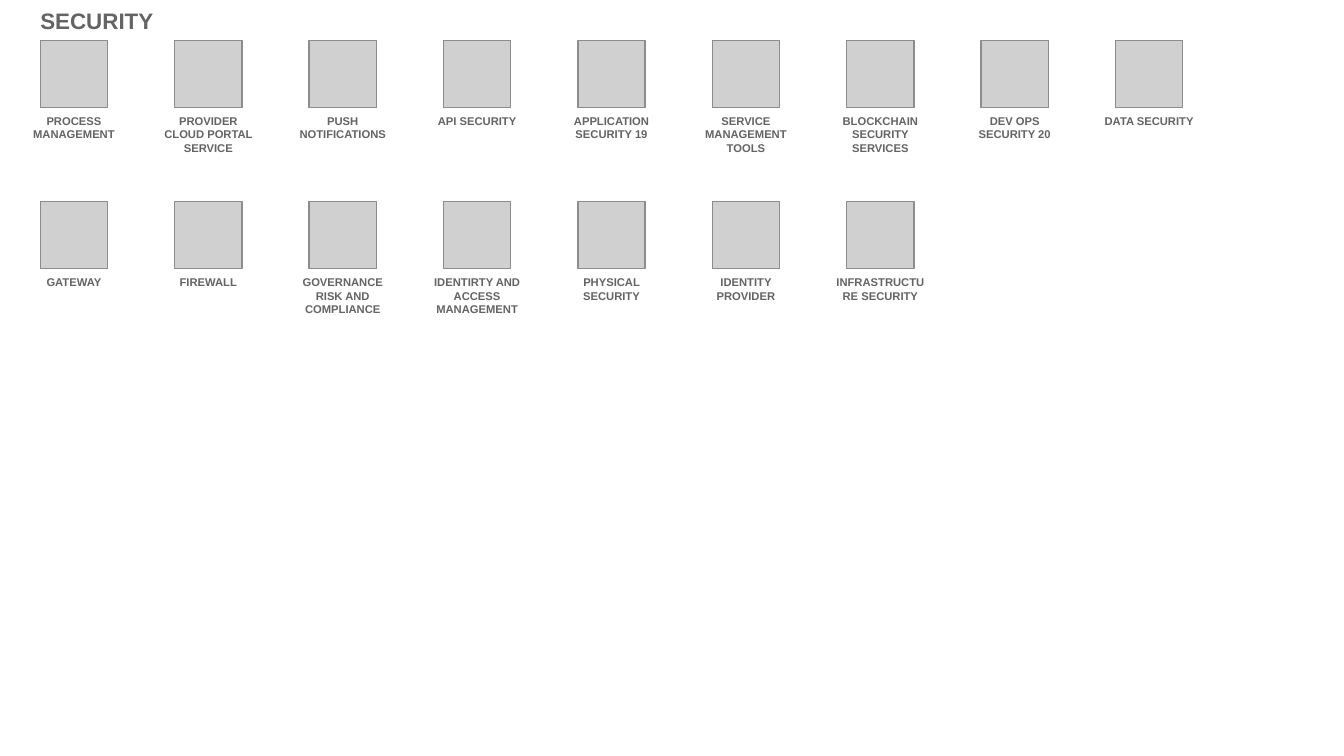
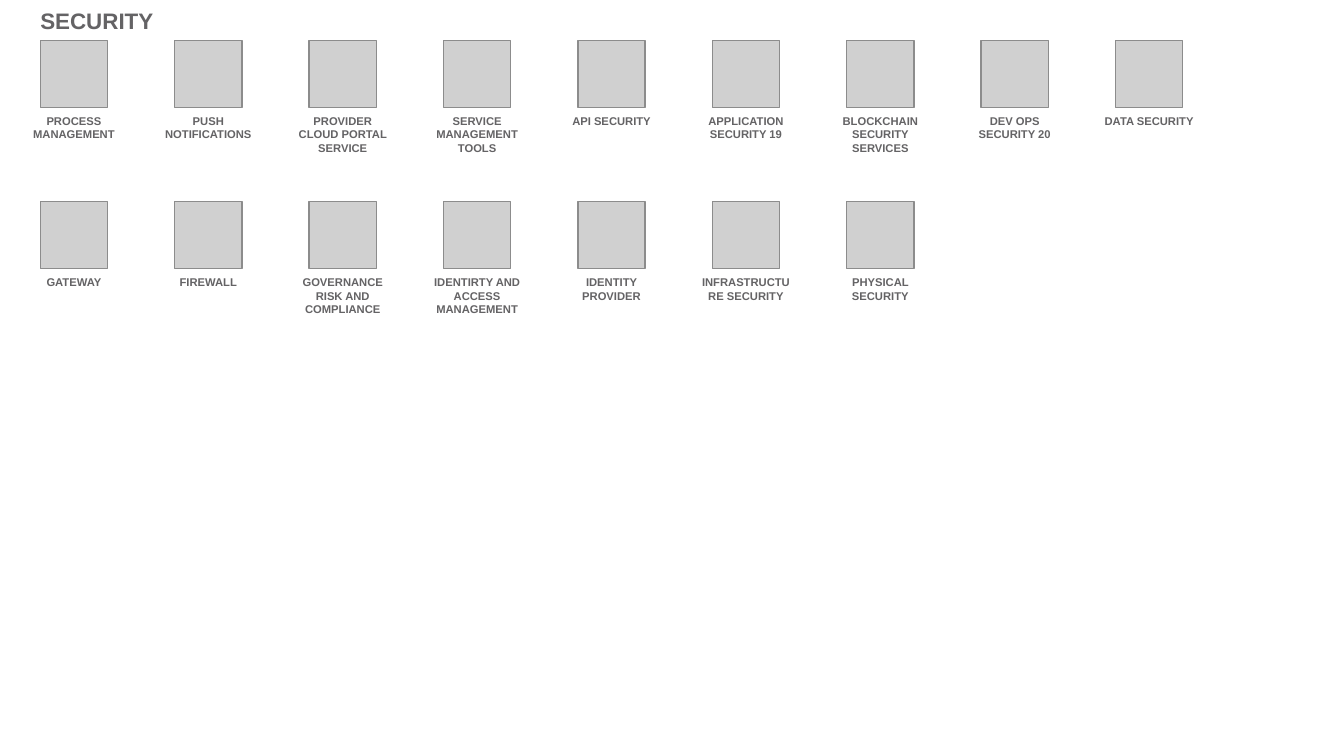
Before and after one commit to l2fprod/myarchitecture, a slide deck: slide 20 of mycatalog-architecture-diagram-template.pptx. Drawn at 1344x756 pixels with LibreOffice and Linux fonts; fonts in the diff are those of the drawing; grey boxes stand for pictures. Boxes give left, top, right and bottom in pixels: in the first picture for what was removed or moved away, otherwise in the second. Text is boxed around its words. In the diff, an @@ line names an element or a change of style, - is before the commit and + after.

```diff
--- a/mycatalog-architecture-diagram-template.pptx
+++ b/mycatalog-architecture-diagram-template.pptx
@@ text "PUSH NOTIFICATIONS": place and size @@
-text "PUSH NOTIFICATIONS" at <box>300,117,386,138</box>
+text "PUSH NOTIFICATIONS" at <box>165,117,251,138</box>
@@ text "PROVIDER CLOUD PORTAL SERVICE": place and size @@
-text "PROVIDER CLOUD PORTAL SERVICE" at <box>164,117,252,152</box>
+text "PROVIDER CLOUD PORTAL SERVICE" at <box>299,117,387,152</box>
@@ text at <box>436,117,518,152</box>: text changed @@
-API SECURITY
+SERVICE MANAGEMENT TOOLS
@@ text at <box>572,117,651,125</box>: text changed @@
-APPLICATION SECURITY 19
+API SECURITY
@@ text at <box>708,117,783,138</box>: text changed @@
-SERVICE MANAGEMENT TOOLS
+APPLICATION SECURITY 19
@@ text "IDENTITY PROVIDER": place and size @@
-text "IDENTITY PROVIDER" at <box>717,278,776,300</box>
+text "IDENTITY PROVIDER" at <box>582,278,641,300</box>
@@ text at <box>727,292,784,300</box>: text changed @@
-PHYSICAL SECURITY
+INFRASTRUCTURE SECURITY
@@ text at <box>852,278,909,300</box>: text changed @@
-INFRASTRUCTURE SECURITY
+PHYSICAL SECURITY
```
Also in this commit, not shown: 13 other slides changed.
